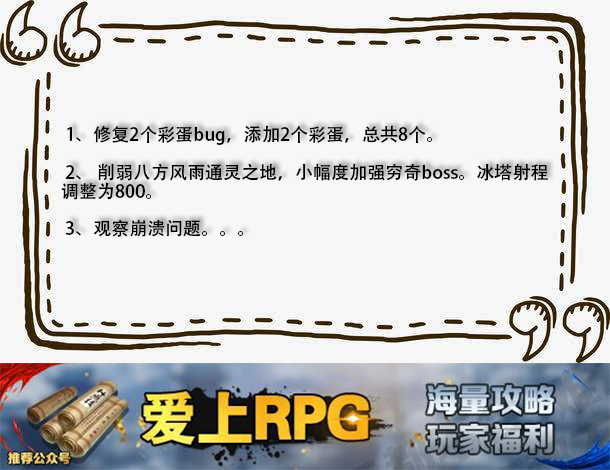
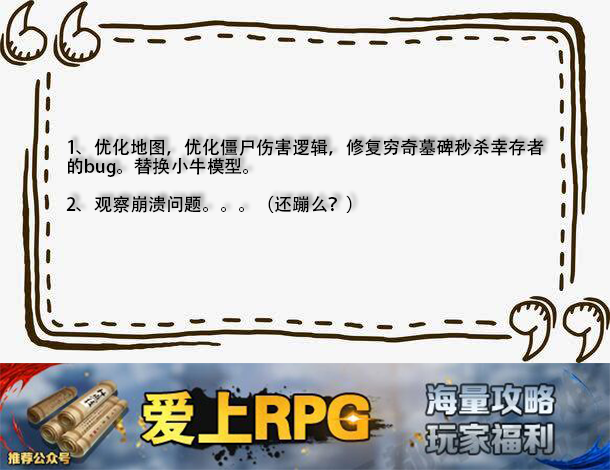
Before/after of a 610 × 470 layered artwork. What changed in the layer stack:
renamed "1、修复2个彩蛋bug，添加2个彩蛋，总共8个。 2、 削弱八方风雨通灵之地，小幅度加强穷奇boss。冰塔射程 调整为8" to "1、优化地图，优化僵尸伤害逻辑，修复穷奇墓碑秒杀幸存者 的bug。替换小牛模型。 2、观察崩溃问题。。。（还蹦么？）", painted on it over [61, 125, 548, 237]
